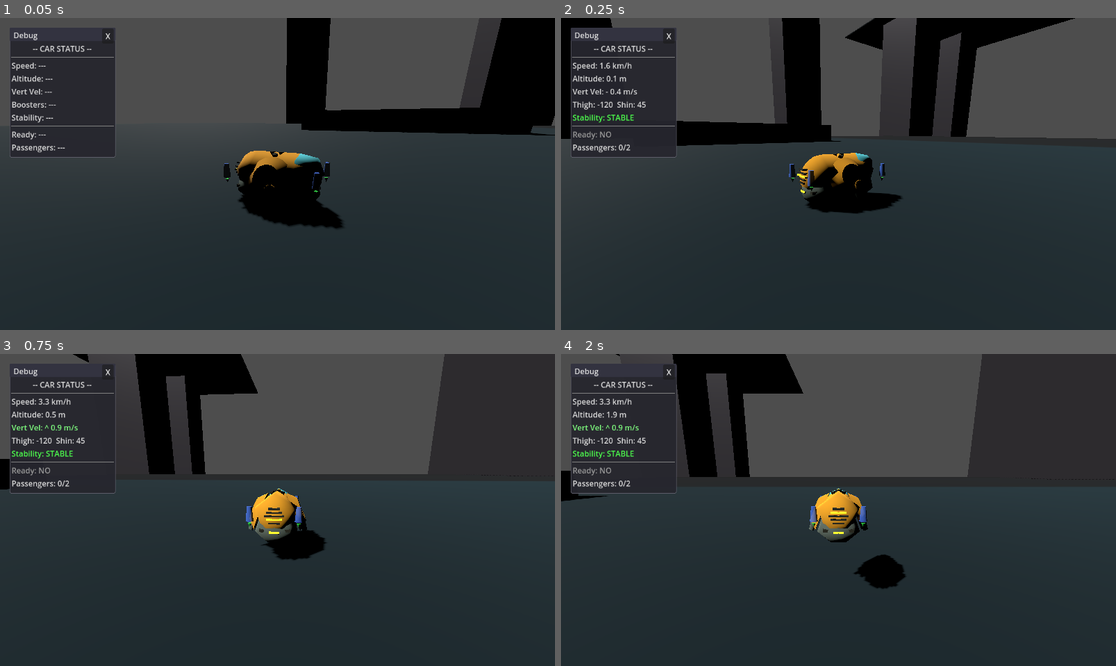
Above: before the commit, frames 1-4 (two rows, left to right).
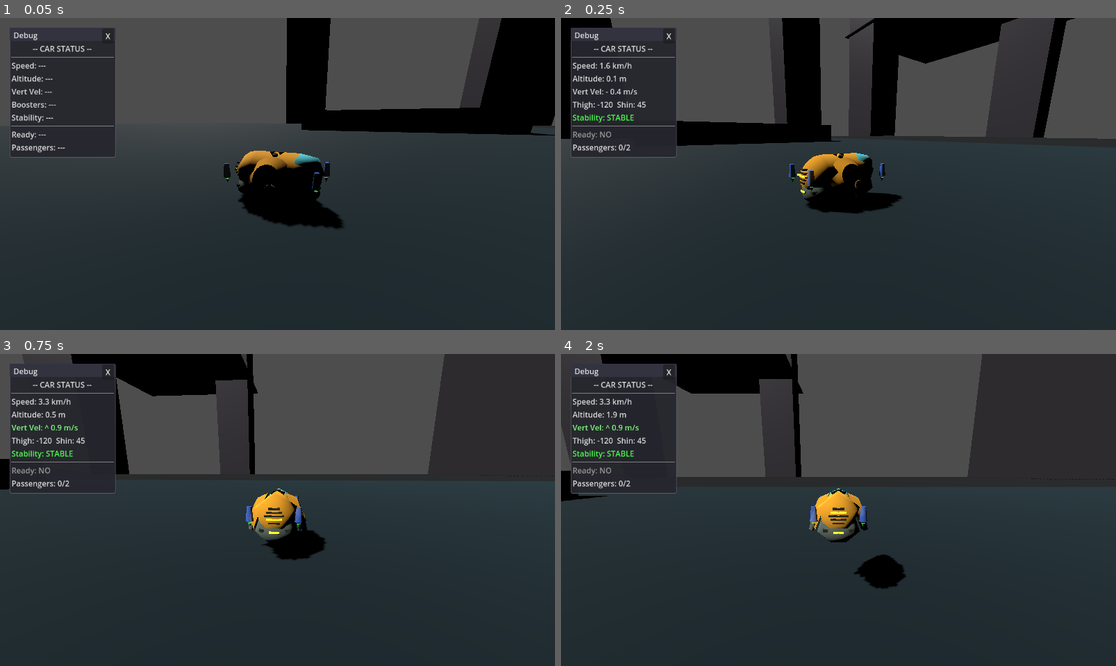
Above: after the commit, the same moments.

Repository: TaxiService/fcar
Game: Godot game, scene res://main.tscn
Two runs of this game, one before a commit and one after it. Both use one fixed random seed, a clock stepped at 60 frames per second and the inputs below. The engine's default icon, where the game draws it, is replaced by a stand-in: a white triangle on a blue panel in a dark square.
Inputs (mouse positions are in pixels of both pictures, inside the frame that each line leads up to):
- Up to frame 1 (0.05 s): no input
- Up to frame 2 (0.25 s): no input
- Up to frame 3 (0.75 s): drag from (61, 428) to (333, 441) at 0.52 s
- Up to frame 4 (2 s): drag from (727, 525) to (810, 572) at 1.27 s

Frame 1 is identical in both runs. In frame 2, 9.9% of the frame differs, in the area x 51-92%, y 0-39%; in frame 3, 6.3%; in frame 4, 6.2%.

Commit message:
edited map a little

Diff:
--- a/main.tscn
+++ b/main.tscn
@@ -302,7 +302,7 @@
 mesh = SubResource("BoxMesh_t3vcl")
 
 [node name="FloorSmall" type="StaticBody3D" parent="city"]
-transform = Transform3D(1, 0, 0, 0, 1, 0, 0, 0, 1, 91.3062, 134.082, -66.3163)
+transform = Transform3D(1, 0, 0, 0, 1, 0, 0, 0, 1, 91.3062, 134.082, -55.35019)
 
 [node name="CollisionShape3D" type="CollisionShape3D" parent="city/FloorSmall"]
 shape = SubResource("BoxShape3D_5dwv6")
@@ -311,7 +311,7 @@
 mesh = SubResource("BoxMesh_nrjh1")
 
 [node name="FloorSmall2" type="StaticBody3D" parent="city"]
-transform = Transform3D(1, 0, 0, 0, 1, 0, 0, 0, 1, -304.477, -114.207, 69.8457)
+transform = Transform3D(1, 0, 0, 0, 1, 0, 0, 0, 1, -299.93152, -114.207, 69.8457)
 
 [node name="CollisionShape3D" type="CollisionShape3D" parent="city/FloorSmall2"]
 shape = SubResource("BoxShape3D_5dwv6")
@@ -320,7 +320,7 @@
 mesh = SubResource("BoxMesh_nrjh1")
 
 [node name="FloorSmall3" type="StaticBody3D" parent="city"]
-transform = Transform3D(1, 0, 0, 0, 1, 0, 0, 0, 1, -304.477, -50.6923, 69.8457)
+transform = Transform3D(1, 0, 0, 0, 1, 0, 0, 0, 1, -299.93152, -50.6923, 69.8457)
 
 [node name="CollisionShape3D" type="CollisionShape3D" parent="city/FloorSmall3"]
 shape = SubResource("BoxShape3D_5dwv6")
@@ -329,7 +329,7 @@
 mesh = SubResource("BoxMesh_nrjh1")
 
 [node name="FloorSmall4" type="StaticBody3D" parent="city"]
-transform = Transform3D(1, 0, 0, 0, 1, 0, 0, 0, 1, -304.477, 11.4628, 69.8457)
+transform = Transform3D(1, 0, 0, 0, 1, 0, 0, 0, 1, -299.93152, 11.4628, 69.8457)
 
 [node name="CollisionShape3D" type="CollisionShape3D" parent="city/FloorSmall4"]
 shape = SubResource("BoxShape3D_5dwv6")
@@ -338,7 +338,7 @@
 mesh = SubResource("BoxMesh_nrjh1")
 
 [node name="FloorSmall5" type="StaticBody3D" parent="city"]
-transform = Transform3D(1, 0, 0, 0, 1, 0, 0, 0, 1, 28.7957, 141.394, 213.274)
+transform = Transform3D(1, 0, 0, 0, 1, 0, 0, 0, 1, 40.7026, 141.394, 213.274)
 
 [node name="CollisionShape3D" type="CollisionShape3D" parent="city/FloorSmall5"]
 shape = SubResource("BoxShape3D_5dwv6")
@@ -365,7 +365,7 @@
 mesh = SubResource("BoxMesh_h3x72")
 
 [node name="Building2" type="StaticBody3D" parent="city"]
-transform = Transform3D(1, 0, 0, 0, 1, 0, 0, 0, 1, -193.447, -1, -236.438)
+transform = Transform3D(1, 0, 0, 0, 1, 0, 0, 0, 1, -245.28256, -1, -221.0426)
 
 [node name="CollisionShape3D" type="CollisionShape3D" parent="city/Building2"]
 shape = SubResource("BoxShape3D_n53hl")
@@ -374,7 +374,7 @@
 mesh = SubResource("BoxMesh_h3x72")
 
 [node name="Building3" type="StaticBody3D" parent="city"]
-transform = Transform3D(1, 0, 0, 0, 1, 0, 0, 0, 1, -196.105, -1.00003, -339.651)
+transform = Transform3D(1, 0, 0, 0, 1, 0, 0, 0, 1, -106.86513, -1.00003, -358.89352)
 
 [node name="CollisionShape3D" type="CollisionShape3D" parent="city/Building3"]
 shape = SubResource("BoxShape3D_n53hl")
@@ -444,7 +444,7 @@
 bounds_size = Vector3(30, 0, 30)
 
 [node name="SpawnSurface3" type="Node3D" parent="."]
-transform = Transform3D(1, 0, 0, 0, 1, 0, 0, 0, 1, -304.52493, 13.921724, 69.873314)
+transform = Transform3D(1, 0, 0, 0, 1, 0, 0, 0, 1, -300.46033, 13.921724, 69.873314)
 script = ExtResource("7_spawn")
 enabled = true
 max_people = 30
@@ -452,14 +452,14 @@
 bounds_size = Vector3(30, 0, 30)
 
 [node name="SpawnSurface4" type="Node3D" parent="."]
-transform = Transform3D(1, 0, 0, 0, 1, 0, 0, 0, 1, -304.52493, -48.234848, 69.873314)
+transform = Transform3D(1, 0, 0, 0, 1, 0, 0, 0, 1, -300.46033, -48.234848, 69.873314)
 script = ExtResource("7_spawn")
 enabled = true
 max_people = 20
 bounds_size = Vector3(30, 0, 30)
 
 [node name="SpawnSurface5" type="Node3D" parent="."]
-transform = Transform3D(1, 0, 0, 0, 1, 0, 0, 0, 1, -304.52493, -111.485374, 69.873314)
+transform = Transform3D(1, 0, 0, 0, 1, 0, 0, 0, 1, -300.46033, -111.485374, 69.873314)
 script = ExtResource("7_spawn")
 enabled = true
 max_people = 25
@@ -467,14 +467,14 @@
 bounds_size = Vector3(30, 0, 30)
 
 [node name="SpawnSurface6" type="Node3D" parent="."]
-transform = Transform3D(0.87096244, 0, 0, 0, 1, 0, 0, 0, 0.5297819, 91.82374, 136.54045, -60.889416)
+transform = Transform3D(0.87096244, 0, 0, 0, 1, 0, 0, 0, 0.5297819, 91.82374, 136.54045, -56.306652)
 script = ExtResource("7_spawn")
 enabled = true
 max_people = 20
 bounds_size = Vector3(30, 0, 30)
 
 [node name="SpawnSurface7" type="Node3D" parent="."]
-transform = Transform3D(1, 0, 0, 0, 1, 0, 0, 0, 1, 28.589527, 143.93634, 213.12761)
+transform = Transform3D(1, 0, 0, 0, 1, 0, 0, 0, 1, 40.6159, 143.93634, 213.12761)
 script = ExtResource("7_spawn")
 enabled = true
 max_people = 30
@@ -482,14 +482,14 @@
 bounds_size = Vector3(30, 0, 30)
 
 [node name="SpawnSurface8" type="Node3D" parent="."]
-transform = Transform3D(1, 0, 0, 0, 1, 0, 0, 0, 1, -189.17351, 138.57793, -294.28735)
+transform = Transform3D(0.9624031, 0, -0.27162522, 0, 1, 0, 0.27162522, 0, 0.9624031, -172.23619, 138.57793, -287.10168)
 script = ExtResource("7_spawn")
 enabled = true
 max_people = 50
 bounds_size = Vector3(100, 0, 100)
 
 [node name="SpawnSurface9" type="Node3D" parent="."]
-transform = Transform3D(1, 0, 0, 0, 1, 0, 0, 0, 1, -172.49275, 138.82335, -246.1421)
+transform = Transform3D(1, 0, 0, 0, 1, 0, 0, 0, 1, -130.73364, 138.82335, -246.1421)
 script = ExtResource("7_spawn")
 enabled = true
 max_people = 50
@@ -497,7 +497,7 @@
 bounds_size = Vector3(100, 0, 100)
 
 [node name="SpawnSurface10" type="Node3D" parent="."]
-transform = Transform3D(1, 0, 0, 0, 1, 0, 0, 0, 1, -217.57185, 138.57793, -333.74377)
+transform = Transform3D(1, 0, 0, 0, 1, 0, 0, 0, 1, -216.40321, 138.57793, -333.74377)
 script = ExtResource("7_spawn")
 enabled = true
 max_people = 50
